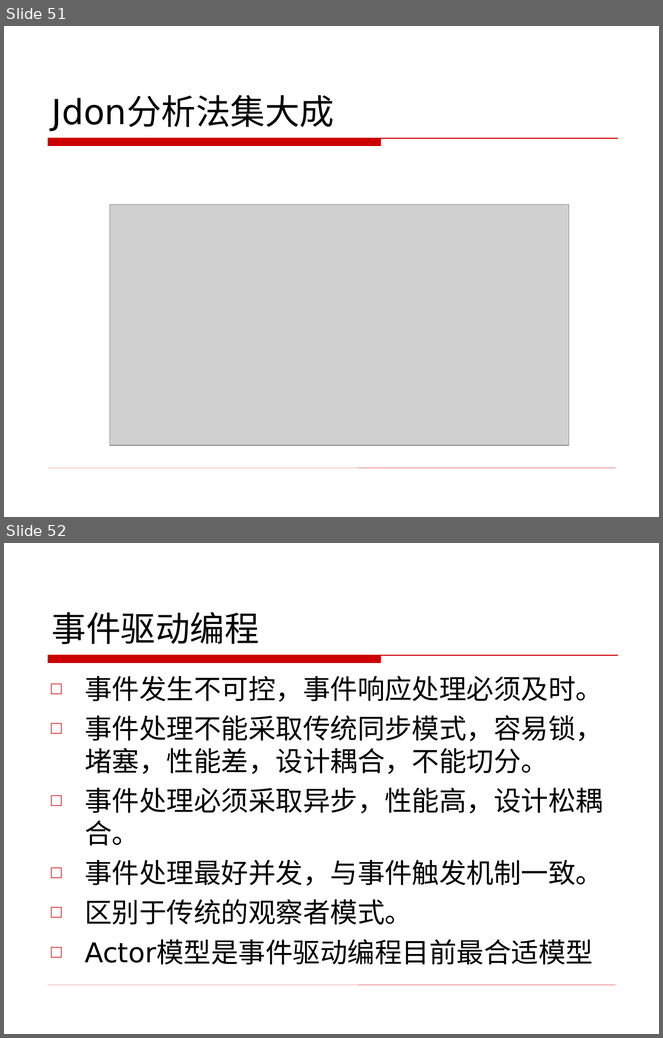
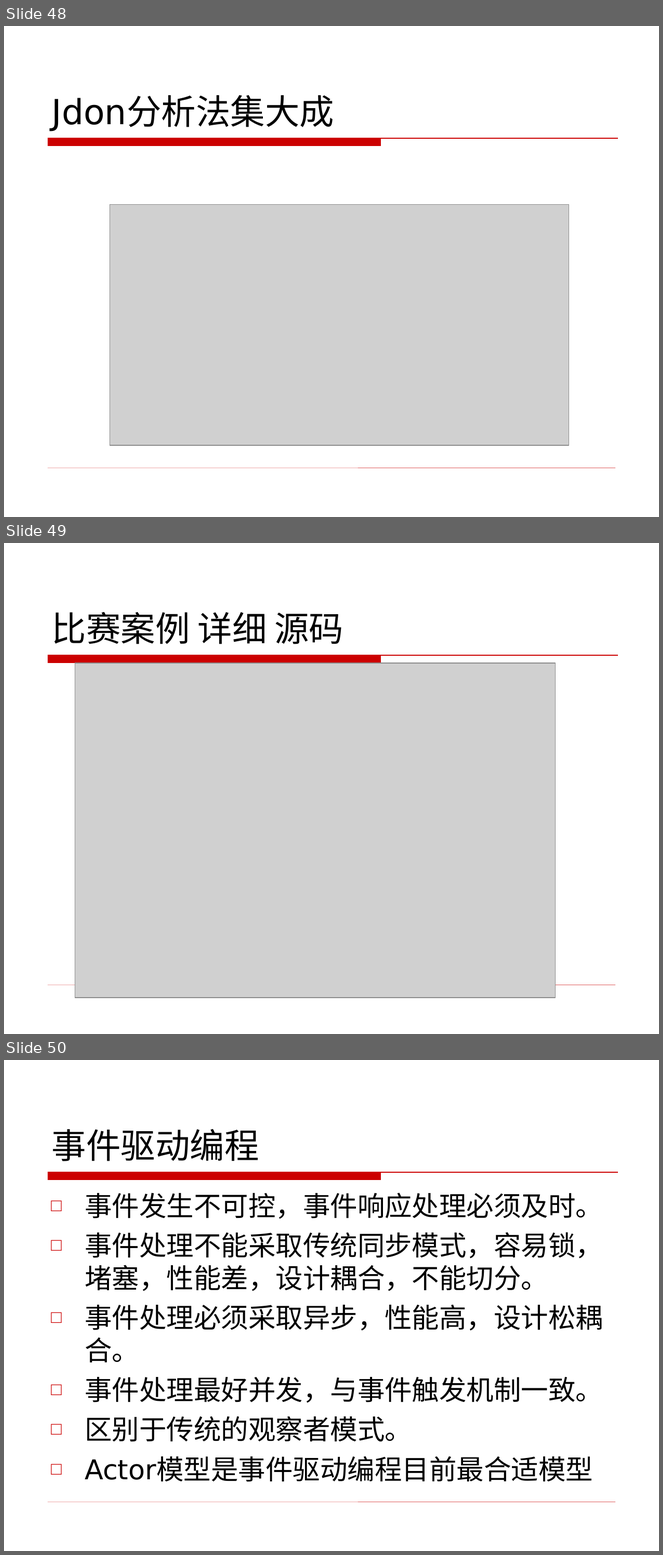
Before and after one commit to banq/jdonframework, a slide deck: doc/chinese/事件驱动编程.ppt. Shown one above the other, each under a label of ours: slides 51 and 52 before the commit, slides 48, 49 and 50 after it. The pictures are 663x1038 and 663x1555 pixels, drawn with LibreOffice and Linux fonts; fonts in the diff are those of the drawing; grey boxes stand for pictures; background and template pictures are left out. Boxes give left, top, right and bottom in pixels: in the first picture for what was removed or moved away, otherwise in the second. Text is boxed around its words. In the diff, an @@ line names an element or a change of style, - is before the commit and + after.

```diff
--- a/doc/chinese/事件驱动编程.ppt
+++ b/doc/chinese/事件驱动编程.ppt
@@ slide 49 added at <box>4,543,659,1034</box>, background picture (left out); not listed: 2 template elements that a slide beside it also shows @@
@@ title added at <box>52,612,344,644</box>, 38 pt, text #000000 @@
+比赛案例 详细 源码
@@ picture added at <box>75,663,555,997</box> @@
@@ text added at <box>435,925,542,1002</box>, 30 pt, text #000000 @@
+□ ：
@@ what was slide 51 is now slide 48 @@
@@ what was slide 52 is now slide 50 @@
```
Also in this commit, not shown: 3 slides removed.
